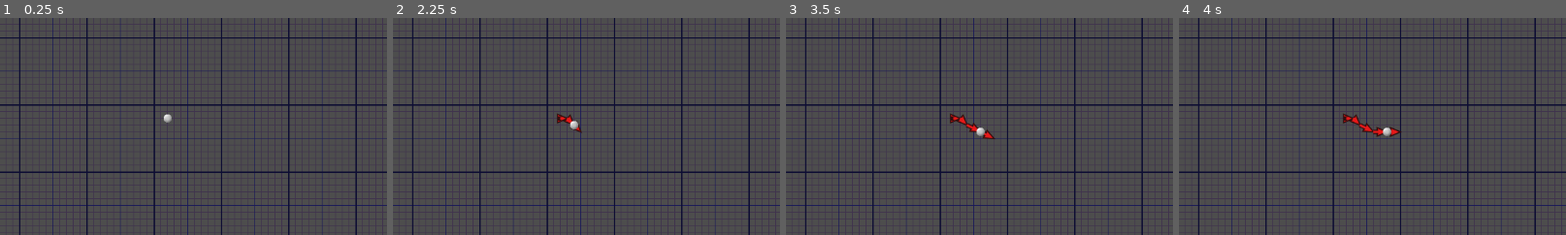
Above: before the commit, frames 1-4 (left to right).
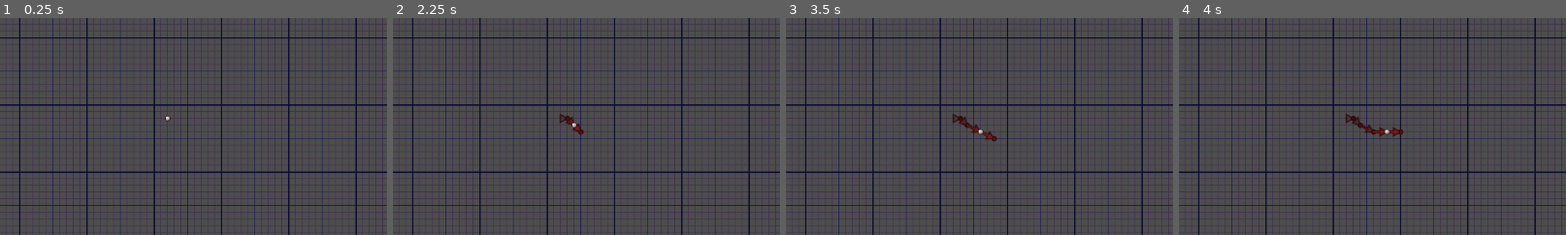
Above: after the commit, the same moments.

Repository: vibrunazo/godot-vector
Game: Godot game, scene res://scenes/map.tscn
The game is run twice, just before and just after one commit, with the same random seed, the same clock (stepped at 60 frames per second) and the same inputs.
Inputs:
- Up to frame 1 (0.25 s): no input
- Up to frame 2 (2.25 s): tap Enter at 0.5, 2 s; hold Right (ui_right) 0.53-1.28 s; tap Space at 1.25 s; hold Down (ui_down) 1.28-2.03 s; hold Right (ui_right) from 2.03 s (still down)
- Up to frame 3 (3.5 s): tap Space at 2.75 s; release Right (ui_right) at 2.78 s; hold Up (ui_up) from 2.78 s (still down)
- Up to frame 4 (4 s): tap Enter at 3.5 s; release Up (ui_up) at 3.53 s; hold Left (ui_left) from 3.53 s (still down)
The pictures show only the part of the screen within x 6-56%, y 26-76%; the shares and areas given below are measured in that part.

The runs differ from the first frame. In frame 1, less than 0.1% of the frame differs, in the area x 42-45%, y 44-49%; in frame 2, 0.2%; in frame 3, 0.4%; in frame 4, 0.4%, in the area x 42-58%, y 44-55%.

Commit message:
arrow history of different color

Diff:
--- a/Grid.gd
+++ b/Grid.gd
@@ -23,13 +23,13 @@
 	draw_grid()
 
 func draw_grid():
-	for n in range(1, 160):
+	for n in range(1, 200):
 		draw_row(n, 1)
 		draw_col(n, 1)
-	for n in range(1, 160/primary_every):
+	for n in range(1, 200/primary_every):
 		draw_row(n, primary_every)
 		draw_col(n, primary_every)
-	for n in range(0, 160/double_every):
+	for n in range(0, 200/double_every):
 		draw_row(n, double_every)
 		draw_col(n, double_every)
 
--- a/scenes/car.gd
+++ b/scenes/car.gd
@@ -25,22 +25,27 @@
 func _draw():
 	var to = grid2pix(svector)
 	var p := grid2pix(ini_grid_pos) - global_position
+	var c := Color(0.5, 0.1, 0.1)
+	var size = float(history.size())
+	var i = 0.0
 	for v in history:
 		v = grid2pix(v)
-		draw_arrow(p, p + v)
+		var k = i / size + 0.2
+		draw_arrow(p, p + v, c * k )
 		p += v
-	draw_arrow(Vector2.ZERO, to)
+		i += 1.0
+	draw_arrow(Vector2.ZERO, to, c)
 
-func draw_arrow(from: Vector2, to: Vector2):
-	var head_size = 16
-	var head_angle = 0.4 #rad
-	var acolor = Color(0.9, 0.1, 0.1)
+func draw_arrow(from: Vector2, to: Vector2, c: Color):
+	var head_size = 12
+	var head_angle = 0.5 #rad
+	var acolor = c
 	var ocolor = Color(0.2, 0.05, 0.05)
 	# full vector
 	var v = to - from
 	# remove the tip of the full vector by this much
 	var tip = v.normalized() * (head_size - 2)
-	var tip2 = v.normalized() * (head_size - 9)
+	var tip2 = v.normalized() * (head_size - 3)
 	# the final vector to draw with the tip removed
 #	var line = v - tip
 	var line = from + v - tip# Vector2(20, 20)
@@ -54,10 +59,13 @@
 	var e2 = to + h2
 #	draw_line(to, e2, Color.PURPLE, 3)
 	var arrow_head = [to, e1, e2, to]
+	draw_circle(to, 4, ocolor)
+	draw_circle(to, 2, acolor)
 	draw_colored_polygon(arrow_head, acolor)
 	draw_polyline(arrow_head, ocolor, 0.8, true)
-	draw_line(from, line, ocolor, 5, true)
-	draw_line(from, line2, acolor, 2, true)
+	draw_line(from, line, ocolor, 3, true)
+	draw_line(from, line2, acolor, 1, true)
+
 #	draw_line(from, to, Color.GREEN, 5)
 
 func _input(event):
--- a/scenes/car.tscn
+++ b/scenes/car.tscn
@@ -7,5 +7,5 @@
 script = ExtResource("1_ohgs5")
 
 [node name="Sprite2D" type="Sprite2D" parent="."]
-scale = Vector2(0.2, 0.2)
+scale = Vector2(0.1, 0.1)
 texture = ExtResource("1_hm1ie")
